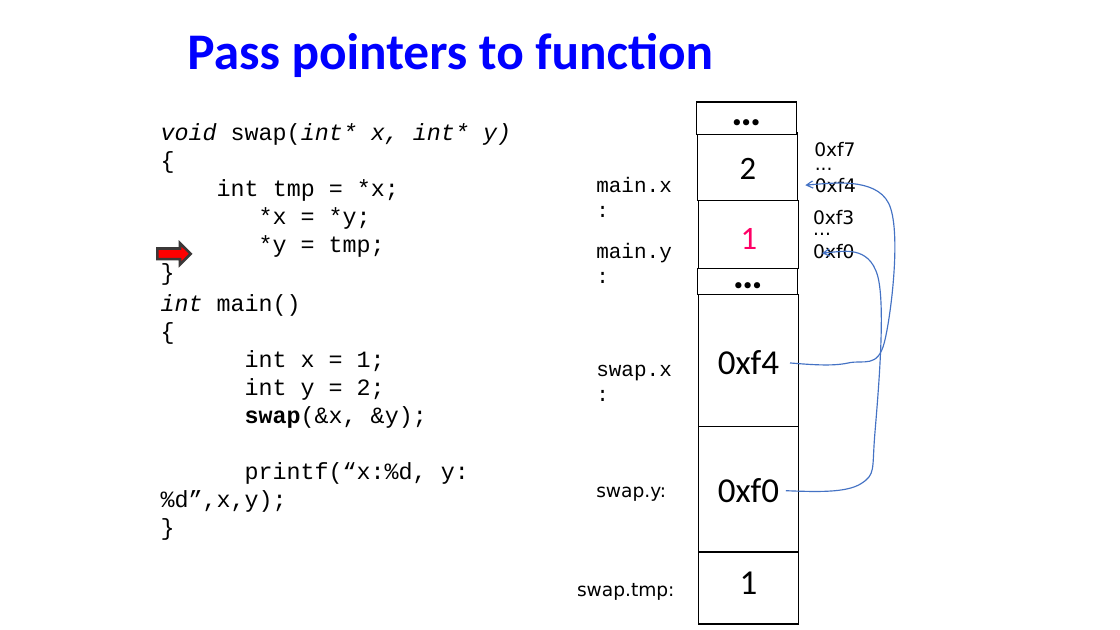
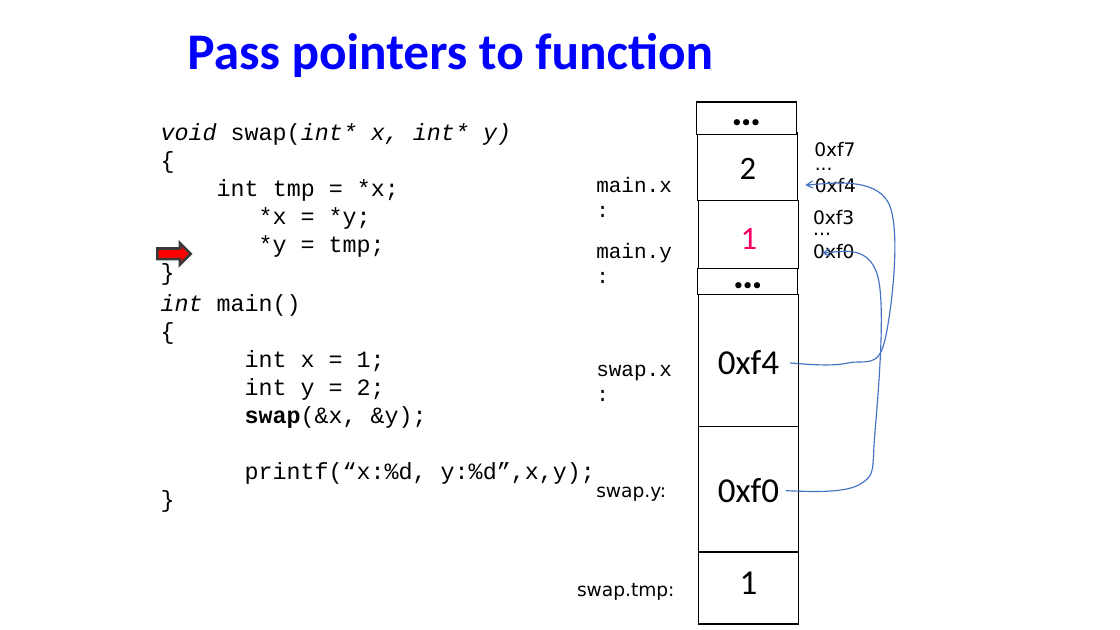
Before and after one commit to NYU-CSO/nyu-cso.github.io, a slide deck: slide 7 of notes/05-pointer_array_cont.pptx. Drawn at 1120x630 pixels with LibreOffice and Linux fonts; fonts in the diff are those of the drawing. Boxes give left, top, right and bottom in pixels: in the first picture for what was removed or moved away, otherwise in the second. Text is boxed around its words. In the diff, an @@ line names an element or a change of style, - is before the commit and + after.

```diff
--- a/notes/05-pointer_array_cont.pptx
+++ b/notes/05-pointer_array_cont.pptx
@@ text "int main()" rewrapped from (161, 294, 469, 512) to (161, 294, 595, 484) @@
```
Also in this commit, not shown: 7 other slides changed, 2 other files.
